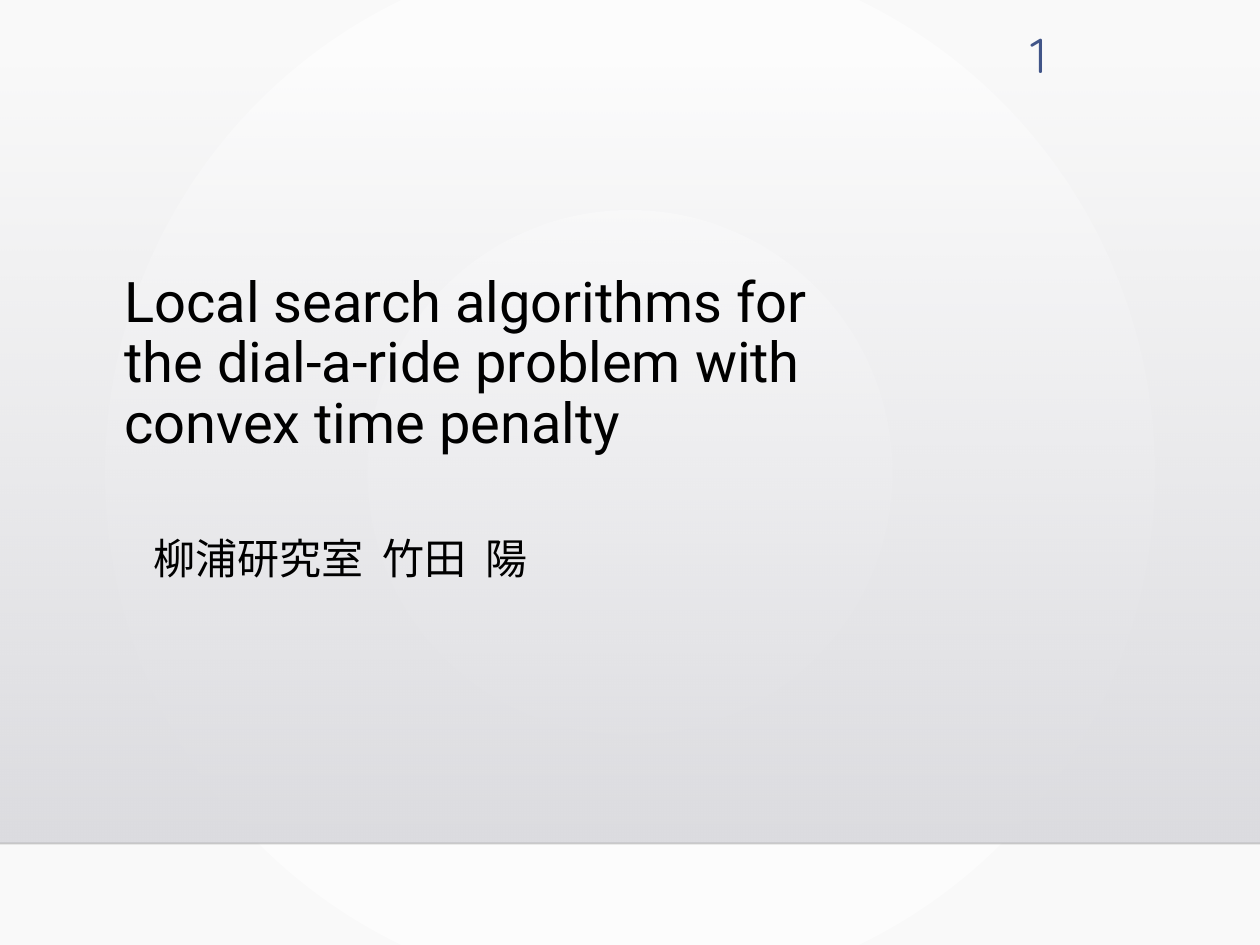
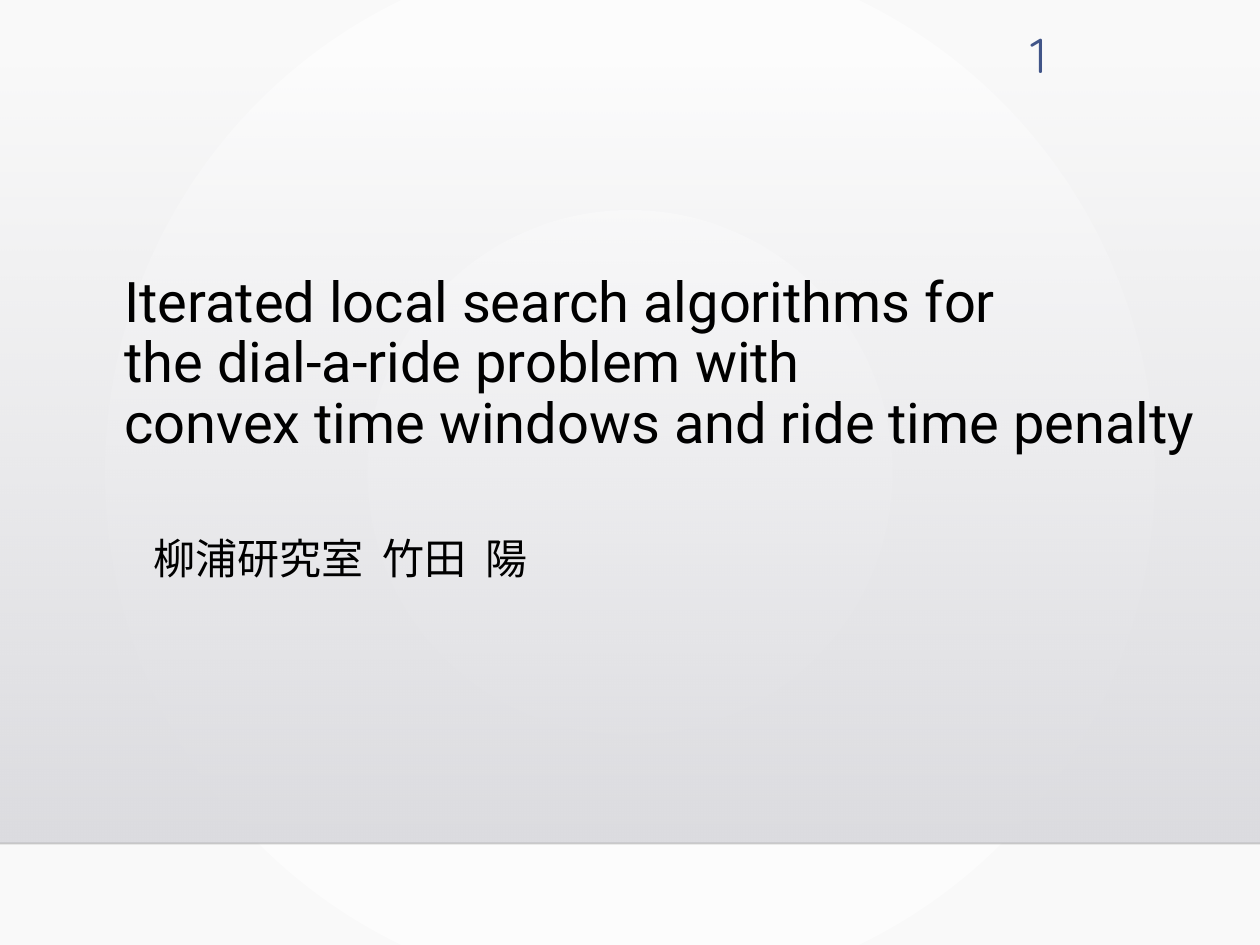
Before and after one commit to kotaro400/DARP, a slide deck: slide 1 of 中間発表_M1.pptx. Drawn at 1260x945 pixels with LibreOffice and Linux fonts; fonts in the diff are those of the drawing; background and template pictures are left out. Boxes give left, top, right and bottom in pixels: in the first picture for what was removed or moved away, otherwise in the second. Text is boxed around its words. In the diff, an @@ line names an element or a change of style, - is before the commit and + after.

```diff
--- a/中間発表_M1.pptx
+++ b/中間発表_M1.pptx
@@ title at [124,279,1194,455]: text changed @@
-Local search algorithms for
-the dial-a-ride problem with
-convex time penalty
+Iterated local search algorithms for
+the dial-a-ride problem with
+convex time windows and ride time penalty
```
Also in this commit, not shown: 3 other slides changed, 1 slide added, 6 slides removed, 10 other files.
